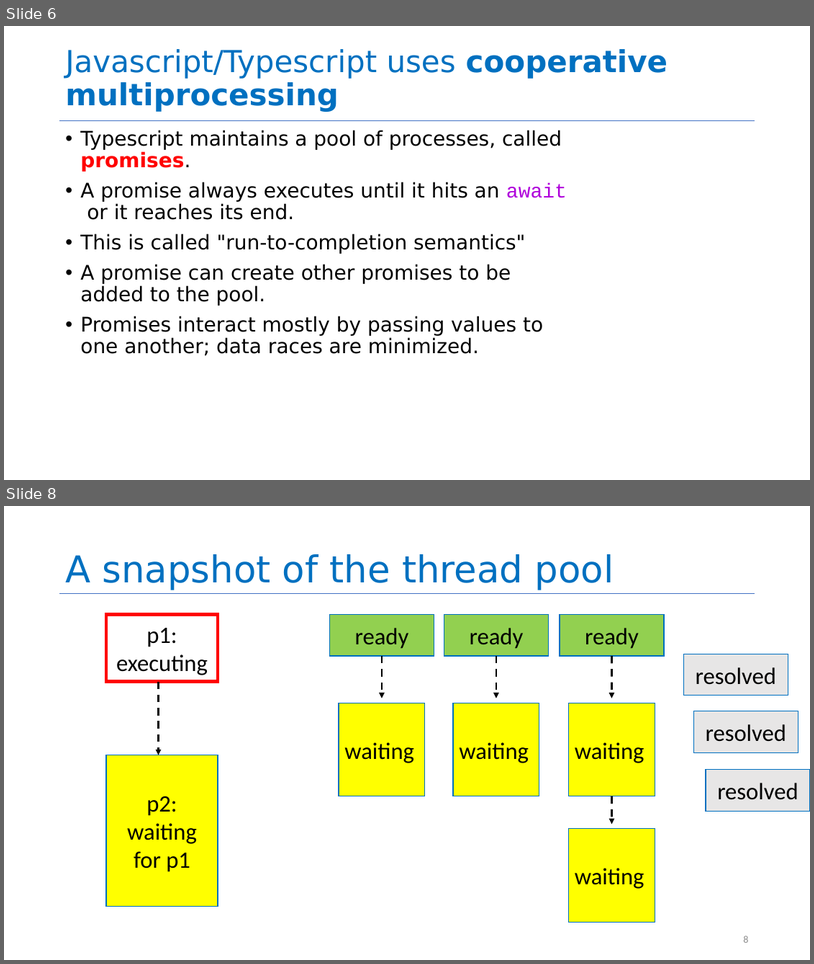
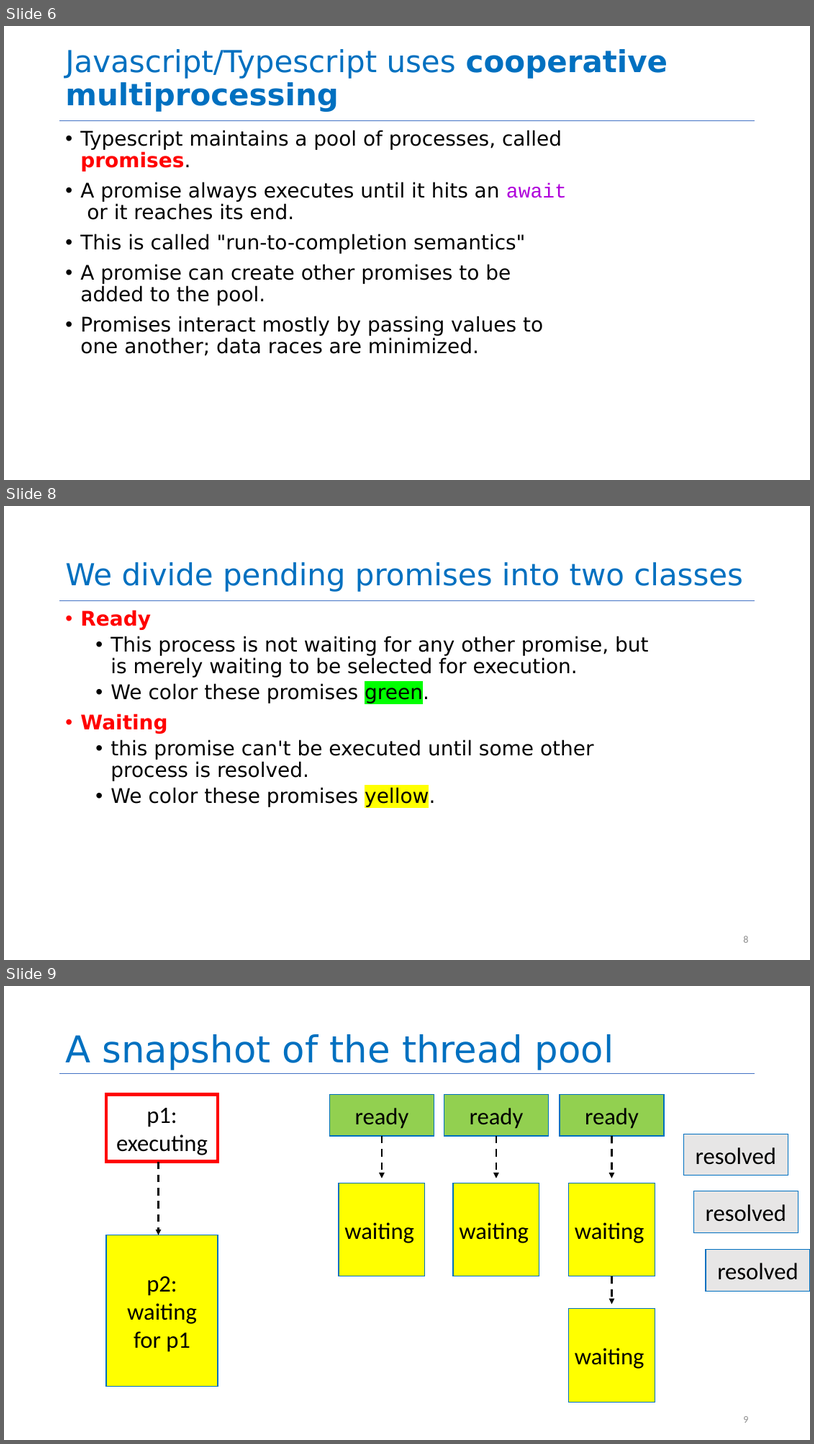
Before and after one commit to neu-se/CS4530-Fall-2024, a slide deck: Slides/Module 06 Concurrency Patterns in Typescript.pptx. Shown one above the other, each under a label of ours: slides 6 and 8 before the commit, slides 6, 8 and 9 after it; the slides between them are not shown. The pictures are 814x964 and 814x1444 pixels, drawn with LibreOffice and Linux fonts; fonts in the diff are those of the drawing. Boxes give left, top, right and bottom in pixels: in the first picture for what was removed or moved away, otherwise in the second. Text is boxed around its words. In the diff, an @@ line names an element or a change of style, - is before the commit and + after.

```diff
--- a/Slides/Module 06 Concurrency Patterns in Typescript.pptx
+++ b/Slides/Module 06 Concurrency Patterns in Typescript.pptx
@@ slide 8 added at [4, 506, 810, 960], background #FFFFFF; not listed: 1 template element that a slide beside it also shows @@
@@ title added at [65, 562, 743, 592], 36 pt, text #0070C0 @@
+We divide pending promises into two classes
@@ text added at [80, 610, 648, 808], 24 pt, text #000000 @@
+• Ready
+  • This process is not waiting for any other promise, but is merely waiting to be selected for execution.
+  • We color these promises green.
+• Waiting
+  • this promise can't be executed until some other process is resolved.
+  • We color these promises yellow.
@@ page number added at [743, 935, 748, 942], 12 pt, text #8C8C8C @@
+8
@@ what was slide 8 is now slide 9 @@
@@ page number at [743, 1416, 748, 1422]: text changed @@
-8
+9
```
Also in this commit, not shown: 2 slides changed, 1 other file.
